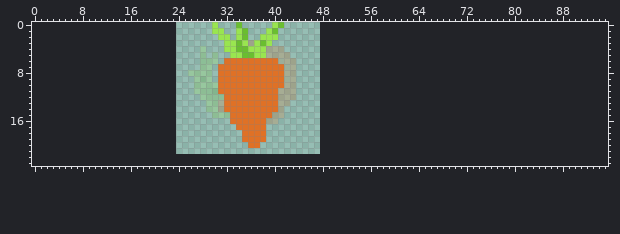
Two versions of one sprite sheet, assets/carrot-walk-Sheet.png. Above, as it was before the edit.
The file is 24x24 pixels. The old version is drawn lined up with the new one, on the new canvas.
And afterwards:
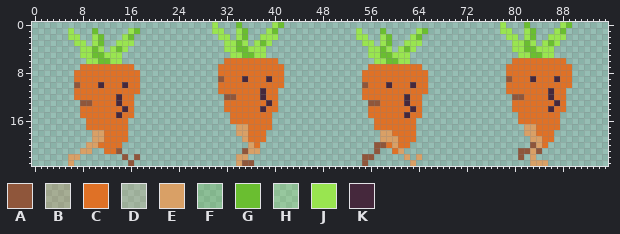
Palette (. is transparent): A #8f563b  B #df712639  C #df7126  D #d9a06639  E #d9a066  F #6abe3039  G #6abe30  H #99e55039  J #99e550  K #45283c
Changes in this commit:
canvas 24x24 -> 96x24, the old top-left corner now at 24,-2 (the part of the old canvas that was cut away was empty and is not shown)
@@ x 0..95 @@
- 0 ..............................J...G.....JG......................................................
- 1 ..............................JJ..JG...JG.......................................................
- 2 ...............................JJ.JG..JJJ.......................................................
- 3 ................................JJGJBJGJ........................................................
- 4 ............................H...JJGGJJJBBB......................................................
- 5 ............................H.H..JJGGJJBBBB.....................................................
- 6 ............................FHH.CCCCCCCCCDBB....................................................
- 7 ............................HH.CCCCCCCCCCCDB....................................................
- 8 ..........................HHHH.CCCCCCCCCCCBB....................................................
- 9 ...........................HFH.CCCCCCCCCCCDB....................................................
-10 ...........................HHHHCCCCCCCCCCCBB....................................................
-11 ...........................HHFFCCCCCCCCCCBBB....................................................
-12 ............................HHFHCCCCCCCCCBBB....................................................
-13 .............................HHBCCCCCCCCCBB.....................................................
-14 .............................HHBCCCCCCCCCB......................................................
-15 ..............................HHHCCCCCCCBB......................................................
-16 .................................CCCCCCBB.......................................................
-17 ..................................CCCCC.........................................................
-18 ...................................CCCC.........................................................
-19 ...................................CCCC.........................................................
-20 ....................................CC..........................................................
-21 ................................................................................................
-22 ................................................................................................
-23 ................................................................................................
+ 0 ..............................J...G.....JG....................................J...G.....JG......
+ 1 ......J...G.....JG............JJ..JG...JG.............J...G.....JG............JJ..JG...JG.......
+ 2 ......JJ..JG...JG..............JJ.JG..JJJ.............JJ..JG...JG..............JJ.JG..JJJ.......
+ 3 .......JJ.JG..JJJ...............JJGJ.JGJ...............JJ.JG..JJJ...............JJGJ.JGJ........
+ 4 ........JJGJ.JGJ................JJGGJJJ.................JJGJ.JGJ................JJGGJJJ.........
+ 5 ........JJGGJJJ..................JJGGJJ.................JJGGJJJ..................JJGGJJ.........
+ 6 .........JJGGJJ.................CCCCCCCCC................JJGGJJ.................CCCCCCCCC.......
+ 7 ........CCCCCCCCC..............CCCCCCCCCCC..............CCCCCCCCC..............CCCCCCCCCCC......
+ 8 .......CCCCCCCCCCC.............CCCCCCCCCCC.............CCCCCCCCCCC.............CCCCCCCCCCC......
+ 9 .......CCCCCCCCCCC.............ACCCKCCCKCC.............CCCCCCCCCCC.............ACCCKCCCKCC......
+10 .......ACCCKCCCKCC.............CCCCCCCCCCC.............ACCCKCCCKCC.............CCCCCCCCCCC......
+11 .......CCCCCCCCCCC.............CCCCCCCKCC..............CCCCCCCCCCC.............CCCCCCCKCC.......
+12 .......CCCCCCCKCC...............AACCCCKCC..............CCCCCCCKCC...............AACCCCKCC.......
+13 ........AACCCCKCC...............CCCCCCCKC...............AACCCCKCC...............CCCCCCCKC.......
+14 ........CCCCCCCKC...............CCCCCCKCC...............CCCCCCCKC...............CCCCCCKCC.......
+15 ........CCCCCCKCC................CCCCCCC................CCCCCCKCC................CCCCCCC........
+16 .........CCCCCCC.................CCCCCCC.................CCCCCCC.................CCCCCCC........
+17 .........CCCCCCC..................EECCCC.................CCCCCCC..................EECCCC........
+18 ..........EECCCC..................EECCC...................EECCCC..................EECCC.........
+19 ..........EECCCC...................ECCC...................EEECCC...................EECC.........
+20 .........EECCCC.....................EC...................AACECC....................AEC..........
+21 ........EE..CCA....................AEE...................A..CE...................AAEA...........
+22 ......EE.......A.A................EE...................AA.....E.E................A.E............
+23 ......E.........A.................EAA..................A.......E...................EEE..........
Pixel boxes of the changes (left, top, right, bottom) in both pictures:
added: (500, 22, 572, 166)
added: (68, 28, 140, 166)
added: (356, 28, 428, 166)
changed: (188, 40, 296, 166)
